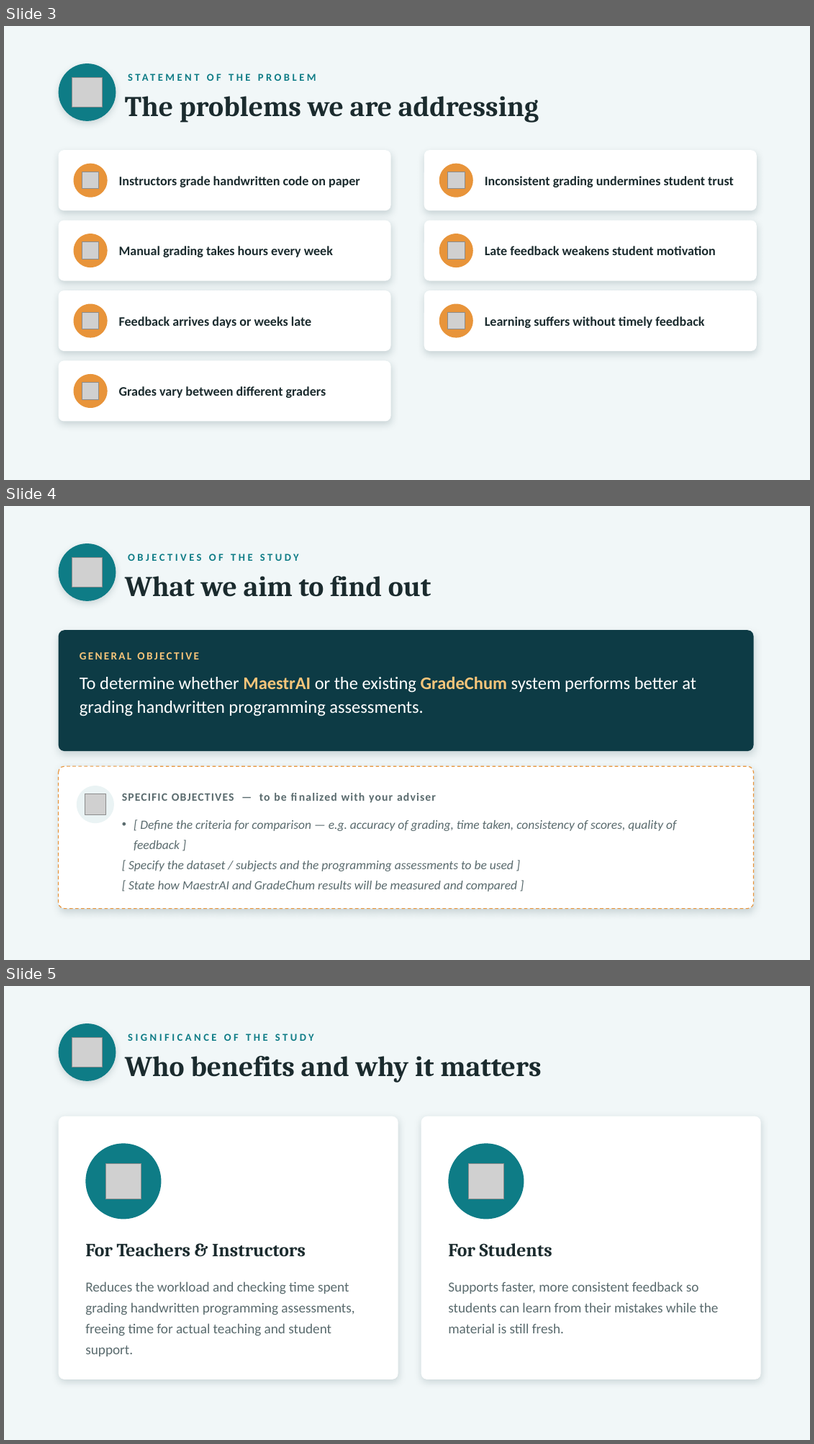
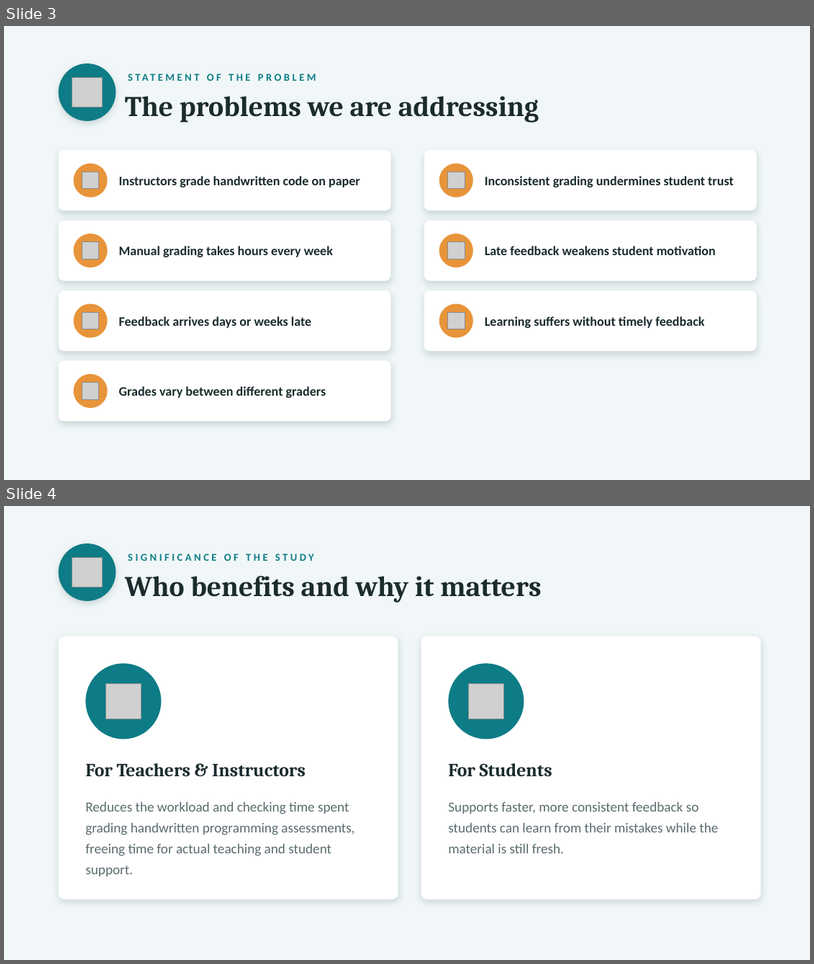
Before and after one commit to jayraldtajanlangit/thesisdocs-cloudpatch, a slide deck: MaestrAI_Thesis_Proposal.pptx. Shown one above the other, each under a label of ours: slides 3, 4 and 5 before the commit, slides 3 and 4 after it. The pictures are 814x1444 and 814x964 pixels, drawn with LibreOffice and Linux fonts; fonts in the diff are those of the drawing; grey boxes stand for pictures. Boxes give left, top, right and bottom in pixels: in the first picture for what was removed or moved away, otherwise in the second. Text is boxed around its words. In the diff, an @@ line names an element or a change of style, - is before the commit and + after.

```diff
--- a/MaestrAI_Thesis_Proposal.pptx
+++ b/MaestrAI_Thesis_Proposal.pptx
@@ slide 4 removed at (4, 506, 810, 960), background #F1F7F8 @@
@@ ellipse removed at (59, 543, 116, 601) @@
@@ picture removed at (72, 557, 102, 587) @@
@@ text removed at (128, 554, 299, 561) @@
-OBJECTIVES OF THE STUDY
@@ text removed at (125, 576, 432, 597) @@
-What we aim to find out
@@ rounded rectangle removed at (59, 630, 754, 751) @@
@@ text removed at (80, 652, 199, 659) @@
-GENERAL OBJECTIVE
@@ text removed at (80, 676, 697, 716) @@
-To determine whether MaestrAI or the existing GradeChum system performs better at grading handwritten programming assessments.
@@ rounded rectangle removed at (59, 766, 754, 908) @@
@@ ellipse removed at (77, 785, 114, 823) @@
@@ picture removed at (85, 794, 106, 815) @@
@@ text removed at (122, 793, 436, 803) @@
-SPECIFIC OBJECTIVES — to be finalized with your adviser
@@ text removed at (129, 820, 676, 891) @@
-• [ Define the criteria for comparison — e.g. accuracy of grading, time taken, consistency of scores, quality of feedback ]
-[ Specify the dataset / subjects and the programming assessments to be used ]
-[ State how MaestrAI and GradeChum results will be measured and compared ]
@@ what was slide 5 is now slide 4 @@
```
Also in this commit, not shown: 2 slides changed, 1 other slide removed, 1 other file.
